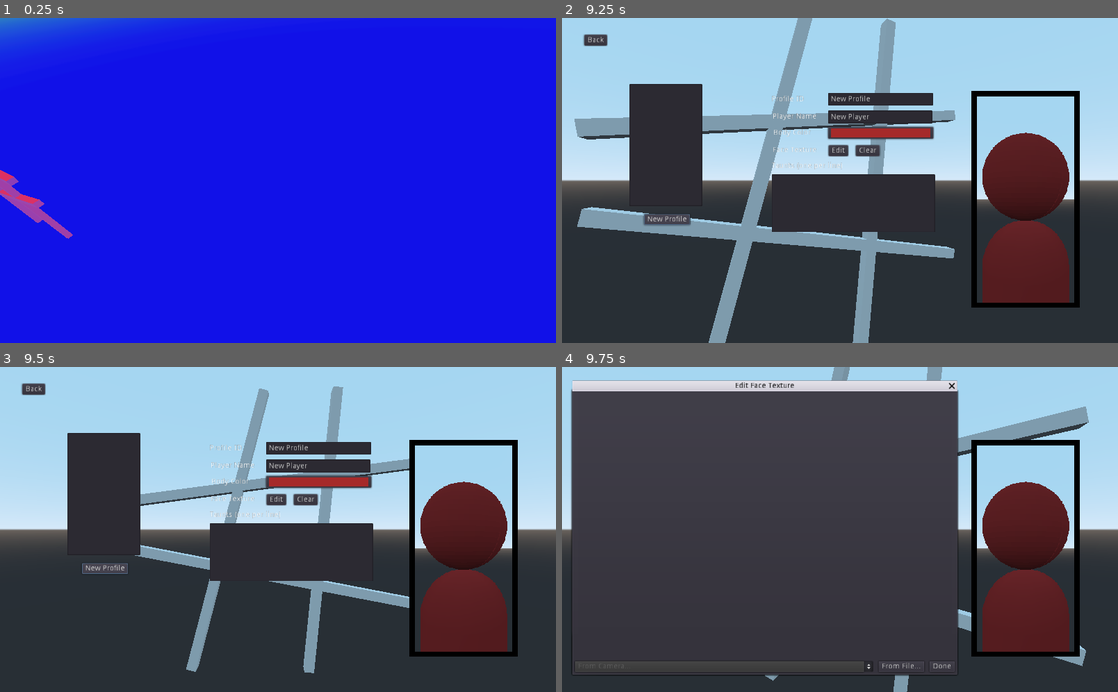
Above: before the commit, frames 1-4 (two rows, left to right).
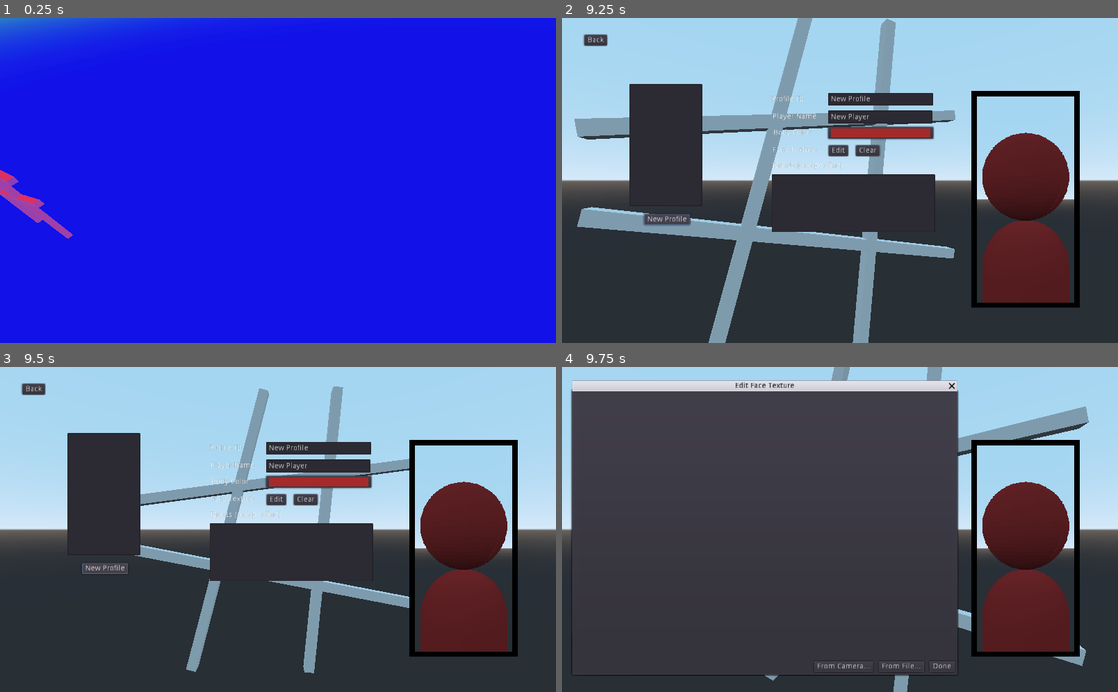
Above: after the commit, the same moments.

Repository: wooky/xtremettt
Game: Godot game, scene res://scene/top_level.tscn
Same seed, same stepped clock (60 frames per second), same inputs: the game is played once before the commit and once after it.
Inputs (mouse positions are in pixels of both pictures, inside the frame that each line leads up to):
- Up to frame 1 (0.25 s): no input
- Up to frame 2 (9.25 s): move the mouse to (962, 164) at 0.52 s; click (962, 164) at 0.67 s; drag from (728, 196) to (812, 245) at 1.27 s; move the mouse to (895, 109) at 2.02 s; click (895, 109) at 2.17 s; drag from (812, 245) to (673, 131) at 2.77 s; move the mouse to (1006, 229) at 3.52 s; click (1006, 229) at 3.67 s; click "Single Player" at 4.25 s; click "Single Player" at 5 s; click "OK" at 5.75 s; click "Profiles" at 6.5 s; click "New Profile" at 7.25 s; click (851, 203) at 8.02 s; type "12" at 8.1 s; click "New Profile" at 8.75 s
- Up to frame 3 (9.5 s): no input
- Up to frame 4 (9.75 s): click "Edit" at 9.5 s

Frames 1-3 are identical in both runs. In frame 4, 0.1% of the frame differs, in the area x 2-56%, y 90-94%.

Commit message:
Popup camera capture window from in-game

Diff:
--- /dev/null
+++ b/profile/editor/camera_agent.gd
@@ -0,0 +1,4 @@
+extends Button
+
+func _on_CameraAgent_pressed() -> void:
+	JavaScript.eval("openCameraWindow()")
--- /dev/null
+++ b/profile/editor/camera_agent.tscn
@@ -0,0 +1,13 @@
+[gd_scene load_steps=2 format=2]
+
+[ext_resource path="res://profile/editor/camera_agent.gd" type="Script" id=1]
+
+[node name="CameraAgent" type="Button"]
+margin_right = 12.0
+margin_bottom = 20.0
+text = "From Camera..."
+script = ExtResource( 1 )
+__meta__ = {
+"_edit_use_anchors_": false
+}
+[connection signal="pressed" from="." to="." method="_on_CameraAgent_pressed"]
--- a/profile/editor/face_texture_editor.tscn
+++ b/profile/editor/face_texture_editor.tscn
@@ -1,11 +1,13 @@
-[gd_scene load_steps=4 format=2]
+[gd_scene load_steps=5 format=2]
 
 [ext_resource path="res://profile/editor/face_texture_editor.gd" type="Script" id=1]
 [ext_resource path="res://profile/editor/face_selection.tscn" type="PackedScene" id=2]
+[ext_resource path="res://profile/editor/camera_agent.tscn" type="PackedScene" id=3]
 
 [sub_resource type="ImageTexture" id=1]
 
 [node name="FaceTextureEditor" type="WindowDialog"]
+visible = true
 margin_left = 19.0
 margin_top = 45.0
 margin_right = 728.0
@@ -56,13 +58,11 @@
 margin_right = 699.0
 margin_bottom = 513.0
 custom_constants/separation = 10
+alignment = 2
 
-[node name="FromCamera" type="OptionButton" parent="VBoxContainer/HBoxContainer"]
+[node name="CameraAgent" parent="VBoxContainer/HBoxContainer" instance=ExtResource( 3 )]
+margin_left = 440.0
 margin_right = 549.0
-margin_bottom = 20.0
-size_flags_horizontal = 3
-disabled = true
-text = "From Camera..."
 
 [node name="FromFile" type="Button" parent="VBoxContainer/HBoxContainer"]
 margin_left = 559.0
Not shown, added: export_presets.cfg
Not shown, added: .build/.gitignore
Not shown, added: .build/html/camera.html
Not shown, added: .build/html/header.js
Not shown, changed: .gitignore
Not shown, removed: html/shell.html
